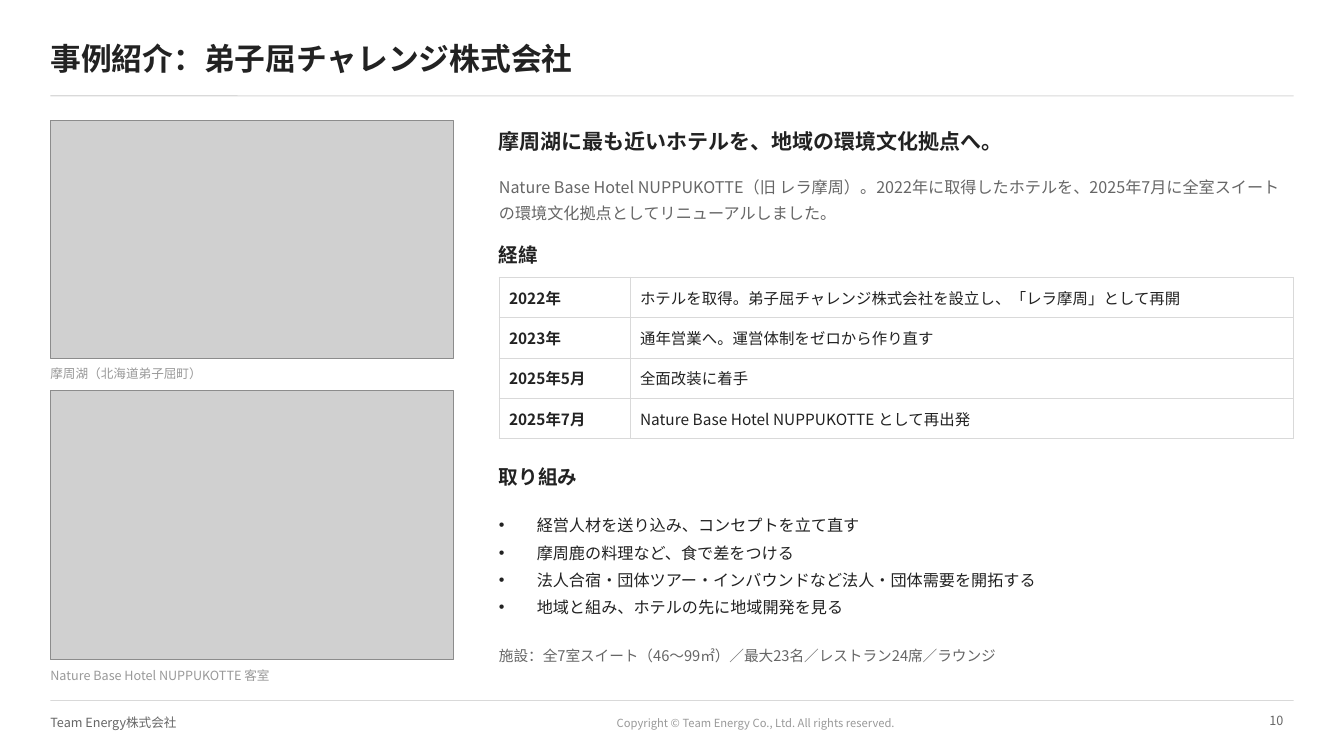
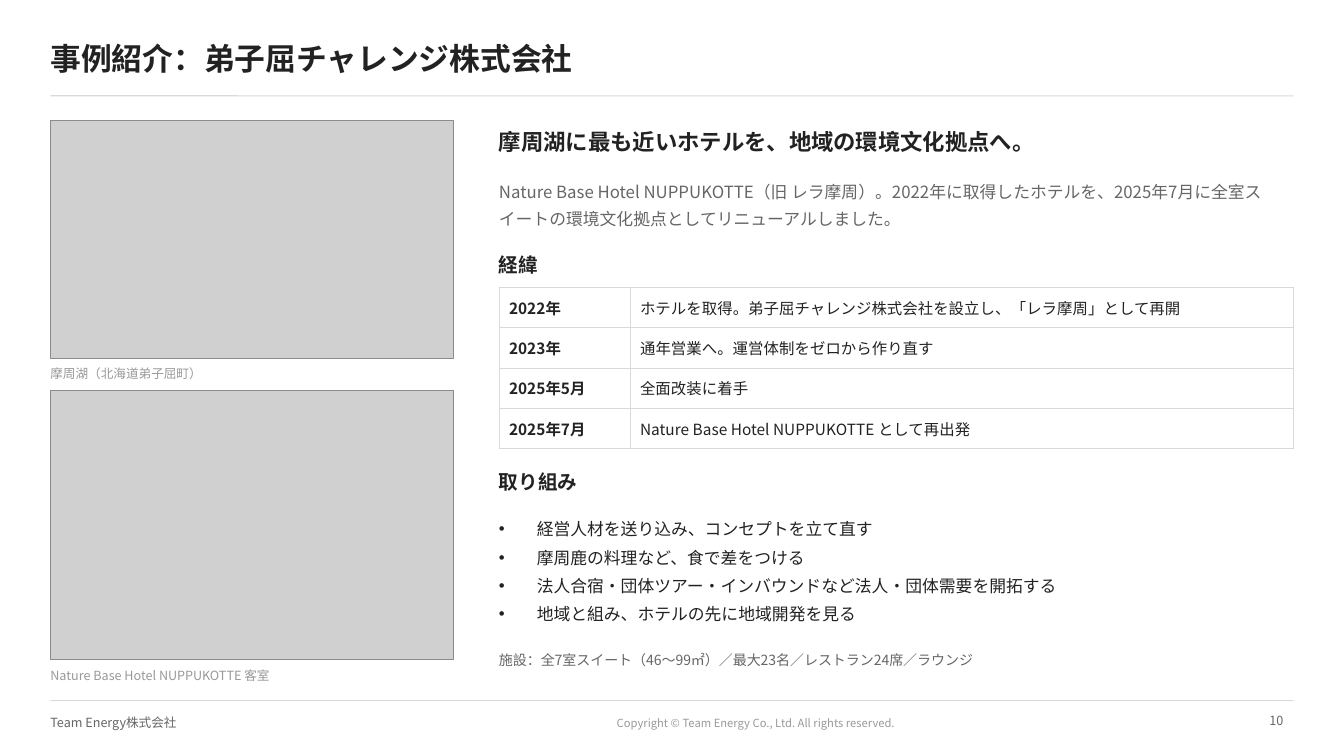
Before and after one commit to ttomoi-afk/desktop-tutorial, a slide deck: slide 10 of teamenergy/docs/TeamEnergy_会社紹介資料.pptx. Drawn at 1344x756 pixels with LibreOffice and Linux fonts; fonts in the diff are those of the drawing; grey boxes stand for pictures; background and template pictures are left out. Boxes give left, top, right and bottom in pixels: in the first picture for what was removed or moved away, otherwise in the second. Text is boxed around its words. In the diff, an @@ line names an element or a change of style, - is before the commit and + after.

```diff
--- a/teamenergy/docs/TeamEnergy_会社紹介資料.pptx
+++ b/teamenergy/docs/TeamEnergy_会社紹介資料.pptx
@@ text "摩周湖に最も近いホテルを、地域の環境文化拠点へ。" at [499, 131, 1035, 152]: size 15 to 16 pt @@
@@ text "Nature Base Hotel NUPPUKOTTE（旧 レラ摩周）。2022年に取得したホテルを、2025年7月に ..." at [499, 184, 1261, 227]: size 11.5 to 12 pt @@
@@ text "経緯": place and size @@
-text "経緯" at [499, 242, 538, 268]
+text "経緯" at [499, 252, 538, 278]
@@ table: place and size @@
-table at [499, 277, 1294, 431]
+table at [499, 287, 1294, 441]
@@ text "取り組み": place and size @@
-text "取り組み" at [499, 467, 577, 486]
+text "取り組み" at [499, 472, 577, 491]
@@ text "経営人材を送り込み、コンセプトを立て直す" at [537, 521, 1057, 622]: size 11.5 to 12 pt @@
@@ text "施設：全7室スイート（46〜99㎡）／最大23名／レストラン24席／ラウンジ" at [499, 653, 973, 666]: size 10.5 to 10 pt @@
```
Also in this commit, not shown: 10 other slides changed, 3 other files.
